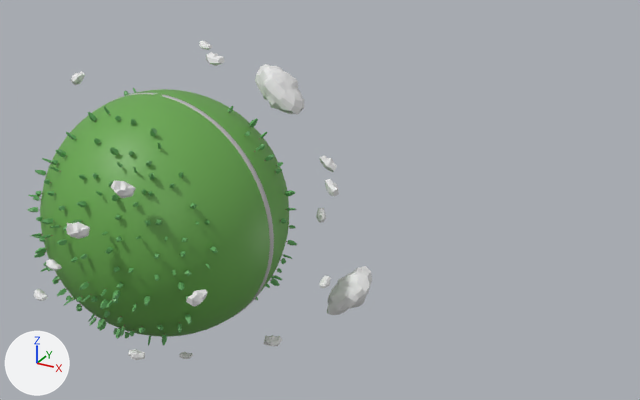
The FBX model Assets/models/world_sphere_02.fbx as it was, and as the next commit left it.
Before and after are seen from a camera (50 mm lens) standing at (4.25, -5.16, 2.99) and looking at (0.55, 1.57, -0.37). Every picture has the same lights, and +X, +Y and +Z are marked at lower left. Where no turn or scale is listed for an object, it has been applied to the vertices.

The first picture shows 'pCube121', 'pCube122', 'pPipe1', 'pSphere1', 'pasted__pasted__pCube15', 'pasted__pasted__pCube16', 'pasted__pasted__pCube20', 'pasted__pasted__pCube21', 'pasted__pasted__pCube22', 'pasted__pasted__pCube23', 'pasted__pasted__pCube24', 'pasted__pasted__pCube25', 'pasted__pasted__pCube26', 'pasted__pasted__pCube27'.
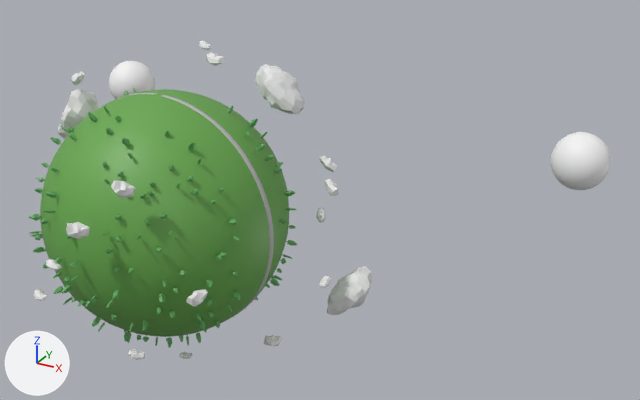
Pixel boxes (x1, y1, x2, y2) of what changed, in the pictures (640 x 400 px):
```json
{"object": "pSphere2", "change": "added", "after": [550, 132, 611, 190]}
{"object": "pSphere3", "change": "added", "after": [109, 61, 155, 99]}
{"object": "pCube140", "change": "added", "after": [57, 89, 98, 139]}
{"object": "pasted__pasted__pCube25", "change": "turned", "before": [76, 275, 160, 329], "after": [111, 255, 222, 332]}
{"object": "pasted__pasted__pCube27", "change": "turned", "before": [51, 175, 92, 303], "after": [52, 235, 105, 332]}
{"object": "pasted__pasted__pCube22", "change": "turned", "before": [157, 220, 218, 332], "after": [166, 271, 241, 345]}
{"object": "pasted__pasted__pCube23", "change": "turned", "before": [129, 118, 199, 242], "after": [165, 130, 239, 257]}
{"object": "pasted__pasted__pCube24", "change": "turned", "before": [92, 138, 168, 259], "after": [102, 128, 172, 252]}
{"object": "pasted__pasted__pCube26", "change": "turned", "before": [31, 191, 73, 305], "after": [29, 188, 76, 305]}
{"object": "pasted__pasted__pCube21", "change": "turned", "before": [76, 303, 181, 346], "after": [124, 330, 183, 348]}
{"object": "pasted__pasted__pCube20", "change": "turned", "before": [27, 191, 75, 301], "after": [36, 177, 46, 253]}
{"object": "pasted__pasted__pCube16", "change": "turned", "before": [44, 132, 71, 185], "after": [41, 168, 59, 224]}
{"object": "pasted__pasted__pCube15", "change": "turned", "before": [33, 158, 59, 201], "after": [41, 126, 74, 168]}
```

The change, as JSON lines over the scene's bpy script:
```json
{"op": "add", "block": "mat_moonwhite", "code": ["mat_moonwhite = principled_material('MoonWhite')", "mat_moonwhite.base_color = (0.922, 0.922, 0.922)  # white #f6f6f6"]}
{"op": "add", "block": "me_mesh_040", "code": ["me_mesh_040 = bpy.data.meshes.new('Mesh.040')", "me_mesh_040.from_pydata(...)  # a UV sphere (20 segments, 20 rings, poles along z) spanning x -0.291..0.291, y -0.291..0.291, z -0.291..0.291", "me_mesh_040.materials.append(mat_moonwhite)  # white #f6f6f6"]}
{"op": "add", "block": "me_mesh_038", "code": ["me_mesh_038 = bpy.data.meshes.new('Mesh.038')", "me_mesh_038.from_pydata(...)  # 162 vertices, 160 faces; spans x -1.352..-1.032, y 0.176..0.533, z 0.282..0.792", "me_mesh_038.materials.append(mat_cloudwhite)  # white #eaeaea"]}
{"op": "set", "path": "ob_pasted__pasted__pcube26.rotation_euler", "old": "(-1.15, 0.58, 2.12)", "new": "(-1.38, 0.68, 1.734)", "note": "degrees (-66, 33, 121) -> degrees (-79, 39, 99)"}
{"op": "set", "path": "ob_pasted__pasted__pcube15.rotation_euler", "old": "(1.979, -0.459, -0.161)", "new": "(1.678, -0.459, -0.161)", "note": "degrees (113, -26, -9.2) -> degrees (96, -26, -9.2)"}
{"op": "set", "path": "ob_pasted__pasted__pcube25.rotation_euler", "old": "(-1.003, -0.31, 2.976)", "new": "(-0.909, -0.274, -2.884)", "note": "degrees (-57, -18, 171) -> degrees (-52, -16, -165)"}
{"op": "set", "path": "ob_pasted__pasted__pcube27.rotation_euler", "old": "(-0.973, 0.743, 2.592)", "new": "(-1.309, 0.386, 2.347)", "note": "degrees (-56, 43, 149) -> degrees (-75, 22, 134)"}
{"op": "set", "path": "ob_pasted__pasted__pcube16.rotation_euler", "old": "(0.748, 1.113, -2.568)", "new": "(-0.0102, 1.189, 3.086)", "note": "degrees (43, 64, -147) -> degrees (-0.6, 68, 177)"}
{"op": "set", "path": "ob_pasted__pasted__pcube24.rotation_euler", "old": "(-0.0277, 1.372, -2.162)", "new": "(-0.0178, 1.258, -2.152)", "note": "degrees (-1.6, 79, -124) -> degrees (-1, 72, -123)"}
{"op": "set", "path": "ob_pasted__pasted__pcube20.rotation_euler", "old": "(2.194, -0.791, -0.292)", "new": "(2.236, -0.683, -0.62)", "note": "degrees (126, -45, -17) -> degrees (128, -39, -36)"}
{"op": "set", "path": "ob_pasted__pasted__pcube23.rotation_euler", "old": "(-0.0062, 1.119, -1.983)", "new": "(-0.384, 1.056, -2.062)", "note": "degrees (-0.4, 64, -114) -> degrees (-22, 61, -118)"}
{"op": "set", "path": "ob_pasted__pasted__pcube22.rotation_euler", "old": "(-1.049, 0.288, -2.843)", "new": "(-1.432, 0.0426, -2.723)", "note": "degrees (-60, 17, -163) -> degrees (-82, 2.4, -156)"}
{"op": "set", "path": "ob_pasted__pasted__pcube21.rotation_euler", "old": "(1.692, -2.343, 0.281)", "new": "(1.287, -2.379, 0.465)", "note": "degrees (97, -134, 16) -> degrees (74, -136, 27)"}
{"op": "add", "block": "ob_psphere3", "code": ["ob_psphere3 = bpy.data.objects.new('pSphere3', me_mesh_040)", "ob_psphere3.location = (-3.174, 3.34, -0.208)"]}
{"op": "add", "block": "ob_psphere2", "code": ["ob_psphere2 = bpy.data.objects.new('pSphere2', me_mesh_040.copy())", "ob_psphere2.location = (2.54, 3.34, -0.208)"]}
{"op": "add", "block": "ob_pcube140", "code": ["ob_pcube140 = bpy.data.objects.new('pCube140', me_mesh_038)", "ob_pcube140.location = (0.0, 0.0, 0.0)"]}
```
